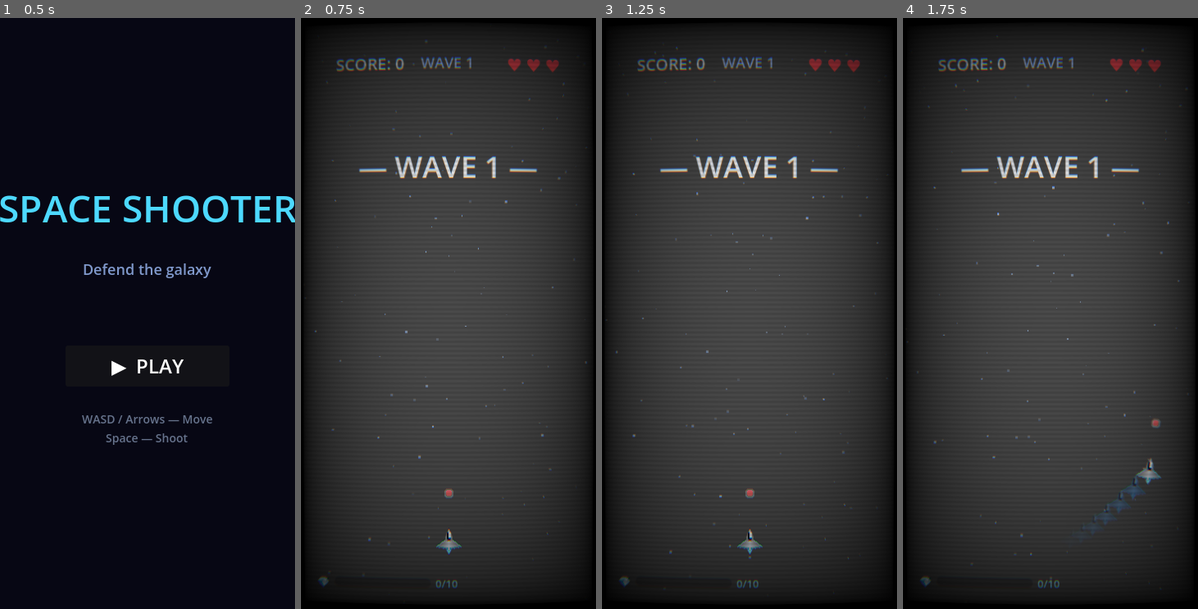
Above: before the commit, frames 1-4 (left to right).
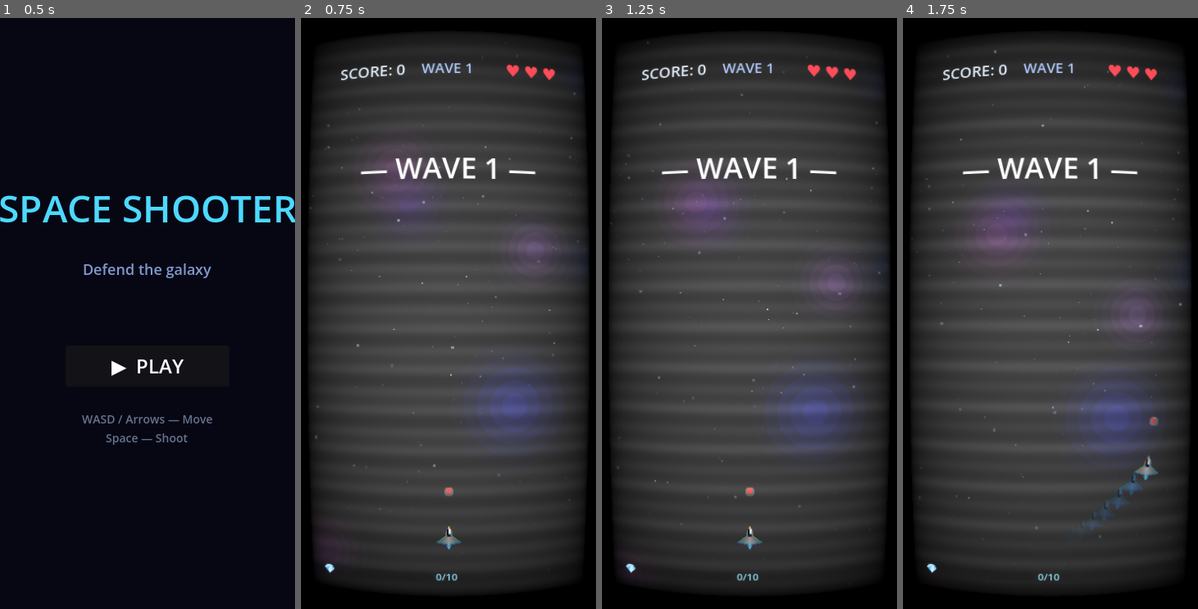
Above: after the commit, the same moments.

Repository: DiscM/Farinuff-Flight
Game: Godot game, scene res://ui/main_menu.tscn
Two runs of this game, one before a commit and one after it. Both use one fixed random seed, a clock stepped at 60 frames per second and the inputs below.
Inputs (mouse positions are in pixels of both pictures, inside the frame that each line leads up to):
- Up to frame 1 (0.5 s): no input
- Up to frame 2 (0.75 s): click "▶ PLAY" at 0.5 s
- Up to frame 3 (1.25 s): no input
- Up to frame 4 (1.75 s): tap Enter at 1.25 s; move the mouse to (1115, 283) at 1.27 s; hold D (move_right) from 1.28 s (still down); tap Shift (boost) at 1.35 s; click (1115, 283) at 1.42 s

Frame 1 is identical in both runs. In frame 2, 7.8% of the frame differs, in the area x 1-98%, y 1-98%; in frame 3, 7.9%; in frame 4, 8.2%, in the area x 1-98%, y 2-97%.

Commit message:
NEW SHADERS

Diff:
--- /dev/null
+++ b/effects/parallax_layer.gd
@@ -0,0 +1,73 @@
+extends Node2D
+## Procedural parallax star/nebula renderer for a single depth layer.
+## Attach as a child of a Parallax2D node.
+
+@export var star_count: int = 80
+@export var min_size: float = 1.0
+@export var max_size: float = 2.5
+@export var base_color: Color = Color(0.75, 0.85, 1.0)
+@export var min_brightness: float = 0.3
+@export var max_brightness: float = 1.0
+@export var show_nebulae: bool = false
+@export var nebula_count: int = 6
+
+var _stars: Array[Dictionary] = []
+var _nebulae: Array[Dictionary] = []
+var _viewport_size: Vector2
+
+func _ready() -> void:
+	_viewport_size = get_viewport_rect().size
+	_generate()
+
+func _generate() -> void:
+	_stars.clear()
+	_nebulae.clear()
+
+	# Scatter stars across a tall area (2x viewport height) so scrolling looks seamless
+	var area_height := _viewport_size.y * 2.0
+	for i in range(star_count):
+		_stars.append({
+			"pos": Vector2(randf() * _viewport_size.x, randf() * area_height),
+			"size": randf_range(min_size, max_size),
+			"brightness": randf_range(min_brightness, max_brightness),
+			"twinkle_speed": randf_range(0.8, 3.5),
+			"twinkle_offset": randf() * TAU,
+		})
+
+	if show_nebulae:
+		for i in range(nebula_count):
+			_nebulae.append({
+				"pos": Vector2(randf() * _viewport_size.x, randf() * area_height),
+				"radius": randf_range(40.0, 100.0),
+				"color": Color(
+					base_color.r * randf_range(0.6, 1.0),
+					base_color.g * randf_range(0.4, 0.8),
+					base_color.b * randf_range(0.8, 1.0),
+					randf_range(0.03, 0.10)),
+			})
+
+func _process(_delta: float) -> void:
+	queue_redraw()
+
+func _draw() -> void:
+	var t := Time.get_ticks_msec() / 1000.0
+
+	# Draw nebula clouds first (behind stars)
+	for n in _nebulae:
+		# Draw a soft radial glow using concentric circles
+		var steps := 6
+		for s in range(steps, 0, -1):
+			var frac: float = float(s) / float(steps)
+			var r: float = n["radius"] * frac
+			var c: Color = n["color"]
+			c.a = n["color"].a * (1.0 - frac) * 2.5
+			draw_circle(n["pos"], r, c)
+
+	# Draw stars
+	for star in _stars:
+		var twinkle := (sin(t * star["twinkle_speed"] + star["twinkle_offset"]) + 1.0) * 0.5
+		var alpha: float = star["brightness"] * lerpf(0.35, 1.0, twinkle)
+		var col := Color(base_color.r, base_color.g, base_color.b, alpha)
+		var pos: Vector2 = star["pos"]
+		var sz: float = star["size"]
+		draw_rect(Rect2(pos.x - sz * 0.5, pos.y - sz * 0.5, sz, sz), col)
--- a/effects/shaders/crt_overlay.gdshader
+++ b/effects/shaders/crt_overlay.gdshader
@@ -5,18 +5,26 @@
 uniform sampler2D screen_texture : hint_screen_texture, filter_linear_mipmap;
 
 uniform float aberration_strength : hint_range(0.0, 0.01) = 0.004;
-uniform float scanline_intensity : hint_range(0.0, 1.0) = 0.12;
-uniform float vignette_strength : hint_range(0.0, 2.0) = 0.8;
-uniform float barrel_distortion : hint_range(0.0, 0.3) = 0.06;
+uniform float scanline_intensity : hint_range(0.0, 1.0) = 0.25;
+uniform float scanline_count : hint_range(50.0, 800.0) = 180.0;
+uniform float vignette_strength : hint_range(0.0, 2.0) = 0.6;
+uniform float barrel_distortion : hint_range(0.0, 0.5) = 0.15;
+uniform bool apply_distortion = false;
+uniform float contrast : hint_range(0.0, 2.0) = 1.25;
+uniform float brightness : hint_range(0.0, 2.0) = 1.1;
 
 vec2 barrel(vec2 uv) {
 	vec2 cc = uv - 0.5;
 	float dist = dot(cc, cc);
-	return uv + cc * dist * barrel_distortion;
+	// More pronounced spherical warp
+	return uv + cc * dist * (barrel_distortion + dist * 0.2);
 }
 
 void fragment() {
-	vec2 uv = barrel(SCREEN_UV); // Must use SCREEN_UV for post-processing
+	vec2 uv = SCREEN_UV;
+	if (apply_distortion) {
+		uv = barrel(SCREEN_UV);
+	}
 
 	if (uv.x < 0.0 || uv.x > 1.0 || uv.y < 0.0 || uv.y > 1.0) {
 		// Outside barrel-bent area — render solid black border
@@ -30,7 +38,20 @@
 		vec4 col = vec4(r, g, b, 1.0);
 
 		// Scanlines — horizontal dark bands
-		float scanline = sin(uv.y * 800.0) * 0.5 + 0.5;
+		// Animated with a slow scroll and high-frequency flicker
+		float s_small = sin(uv.y * scanline_count + TIME * 1.25);
+		float s_big = sin(uv.y * (scanline_count * 0.5) - TIME * 0.8);
+
+		// Blend: small lines are the base, big lines add periodic "thicker" gaps
+		float scanline = (s_small * 0.6 + s_big * 0.4) * 0.5 + 0.5;
+
+		// Add subtle high-speed refresh flicker
+		float flicker = sin(TIME * 60.0) * 0.02 + 0.98;
+
+		// Vary the width/intensity of the lines across the screen for non-uniformity
+		float width_var = sin(uv.y * 12.0 - TIME * 0.4) * 0.15 + 1.45;
+
+		scanline = pow(scanline, width_var) * flicker;
 		scanline = 1.0 - scanline_intensity * (1.0 - scanline);
 		col.rgb *= scanline;
 
@@ -40,6 +61,10 @@
 		vignette = clamp(pow(vignette, vignette_strength * 0.5), 0.0, 1.0);
 		col.rgb *= vignette;
 
+		// Contrast and Brightness adjustment
+		col.rgb = (col.rgb - 0.5) * contrast + 0.5;
+		col.rgb += (brightness - 1.0);
+
 		COLOR = col;
 	}
 }
--- /dev/null
+++ b/effects/shaders/distortion_only.gdshader
@@ -0,0 +1,23 @@
+shader_type canvas_item;
+// Only applies barrel distortion to the entire screen.
+// Purpose: A final post-processing pass to curve the Game and UI together.
+
+uniform sampler2D screen_texture : hint_screen_texture, filter_linear_mipmap;
+uniform float barrel_distortion : hint_range(0.0, 0.5) = 0.15;
+
+vec2 barrel(vec2 uv) {
+	vec2 cc = uv - 0.5;
+	float dist = dot(cc, cc);
+	// Spherical warp
+	return uv + cc * dist * (barrel_distortion + dist * 0.2);
+}
+
+void fragment() {
+	vec2 uv = barrel(SCREEN_UV);
+
+	if (uv.x < 0.0 || uv.x > 1.0 || uv.y < 0.0 || uv.y > 1.0) {
+		COLOR = vec4(0.0, 0.0, 0.0, 1.0);
+	} else {
+		COLOR = texture(screen_texture, uv);
+	}
+}
--- a/scenes/game.gd
+++ b/scenes/game.gd
@@ -29,6 +29,7 @@
 func _ready() -> void:
 	GameManager.start_game()
 	hud.update_all()
+	hud.layer = 10 # Lift above post-processing
 
 	enemy_spawner.start_spawning()
 	powerup_spawner.start_spawning()
@@ -42,28 +43,75 @@
 	var viewport_size := get_viewport().get_visible_rect().size
 	player.position = Vector2(viewport_size.x / 2.0, viewport_size.y - 80.0)
 
+	# --- Parallax Background ---
+	var parallax_scene := preload("res://effects/parallax_layer.gd")
+
+	# Layer configs: [scroll_speed_y, star_count, min_size, max_size, color, show_nebulae, nebula_count]
+	var layer_configs := [
+		# Layer 1 — Deep (slowest, tiny dim stars, faint nebulae)
+		{"speed": 15.0, "stars": 120, "min_sz": 0.5, "max_sz": 1.2,
+		 "color": Color(0.6, 0.7, 1.0), "nebulae": true, "neb_count": 5},
+		# Layer 2 — Mid (medium speed, normal stars)
+		{"speed": 40.0, "stars": 80, "min_sz": 1.0, "max_sz": 2.2,
+		 "color": Color(0.8, 0.88, 1.0), "nebulae": false, "neb_count": 0},
+		# Layer 3 — Near (fastest, large bright stars with subtle color)
+		{"speed": 80.0, "stars": 35, "min_sz": 1.8, "max_sz": 3.5,
+		 "color": Color(0.9, 0.95, 1.0), "nebulae": true, "neb_count": 3},
+	]
+
+	for cfg in layer_configs:
+		var p2d := Parallax2D.new()
+		p2d.autoscroll = Vector2(0.0, cfg["speed"])
+		p2d.repeat_size = Vector2(720.0, 1024.0)
+
+		var layer_renderer := parallax_scene.new()
+		layer_renderer.star_count = cfg["stars"]
+		layer_renderer.min_size = cfg["min_sz"]
+		layer_renderer.max_size = cfg["max_sz"]
+		layer_renderer.base_color = cfg["color"]
+		layer_renderer.show_nebulae = cfg["nebulae"]
+		layer_renderer.nebula_count = cfg["neb_count"]
+
+		p2d.add_child(layer_renderer)
+		# Insert before the player/enemies so they draw over the background
+		add_child(p2d)
+		move_child(p2d, 1) # After Background ColorRect
+
 	# --- Shader Injection ---
-	# Dynamically generating shaders explicitly forces Godot to compile and attach them safely
-	var bg_shader := preload("res://effects/shaders/scrolling_bg.gdshader")
-	if bg_shader:
-		var bg_mat := ShaderMaterial.new()
-		bg_mat.shader = bg_shader
-		$Background.material = bg_mat
-
 	var crt_shader := preload("res://effects/shaders/crt_overlay.gdshader")
+	var distort_shader := preload("res://effects/shaders/distortion_only.gdshader")
+
 	if crt_shader:
 		var crt_mat := ShaderMaterial.new()
 		crt_mat.shader = crt_shader
+		crt_mat.set_shader_parameter("apply_distortion", false) # Scanlines only on world
+
 		var crt_rect := ColorRect.new()
 		crt_rect.color = Color.WHITE
 		crt_rect.material = crt_mat
 		crt_rect.set_anchors_preset(Control.PRESET_FULL_RECT)
 		crt_rect.mouse_filter = Control.MOUSE_FILTER_IGNORE
-		# Using a CanvasLayer at index 100 guarantees it draws over the HUD AND the game world
+
 		var crt_layer := CanvasLayer.new()
-		crt_layer.layer = 100
+		crt_layer.layer = 1
 		crt_layer.add_child(crt_rect)
 		add_child(crt_layer)
+
+	if distort_shader:
+		var distort_mat := ShaderMaterial.new()
+		distort_mat.shader = distort_shader
+
+		var distort_rect := ColorRect.new()
+		distort_rect.color = Color.WHITE
+		distort_rect.material = distort_mat
+		distort_rect.set_anchors_preset(Control.PRESET_FULL_RECT)
+		distort_rect.mouse_filter = Control.MOUSE_FILTER_IGNORE
+
+		# Universal distortion layer (affects everything below it i.e. game world + scanlines + HUD)
+		var distort_layer := CanvasLayer.new()
+		distort_layer.layer = 100
+		distort_layer.add_child(distort_rect)
+		add_child(distort_layer)
 
 func _process(delta: float) -> void:
 	# Camera shake
--- a/scenes/game.tscn
+++ b/scenes/game.tscn
@@ -2,10 +2,9 @@
 
 [ext_resource type="Script" uid="uid://k78vdvgqtcv0" path="res://scenes/game.gd" id="1_game"]
 [ext_resource type="PackedScene" uid="uid://bpv3rwt1k4f2i" path="res://entities/player/player.tscn" id="2_player"]
-[ext_resource type="PackedScene" uid="uid://341t681usqv" path="res://ui/hud.tscn" id="3_hud"]
+[ext_resource type="PackedScene" uid="uid://h0wu7x1q6aj9f" path="res://ui/hud.tscn" id="3_hud"]
 [ext_resource type="Script" uid="uid://bkrvihgx6kgex" path="res://systems/enemy_spawner.gd" id="4_espawner"]
 [ext_resource type="Script" uid="uid://u2ouinr3eduo" path="res://systems/powerup_spawner.gd" id="5_pspawner"]
-[ext_resource type="Script" uid="uid://c1e7wgnnkkf57" path="res://effects/star_field.gd" id="6_stars"]
 
 [node name="Game" type="Node2D" unique_id=173375341]
 script = ExtResource("1_game")
@@ -19,7 +18,6 @@
 color = Color(0.02, 0.02, 0.07, 1)
 
 [node name="StarField" type="Node2D" parent="." unique_id=884997156]
-script = ExtResource("6_stars")
 
 [node name="Camera2D" type="Camera2D" parent="." unique_id=98105400]
 anchor_mode = 0
Not shown, added: effects/parallax_layer.gd.uid
Not shown, added: effects/shaders/distortion_only.gdshader.uid
Not shown, changed: skills.md
